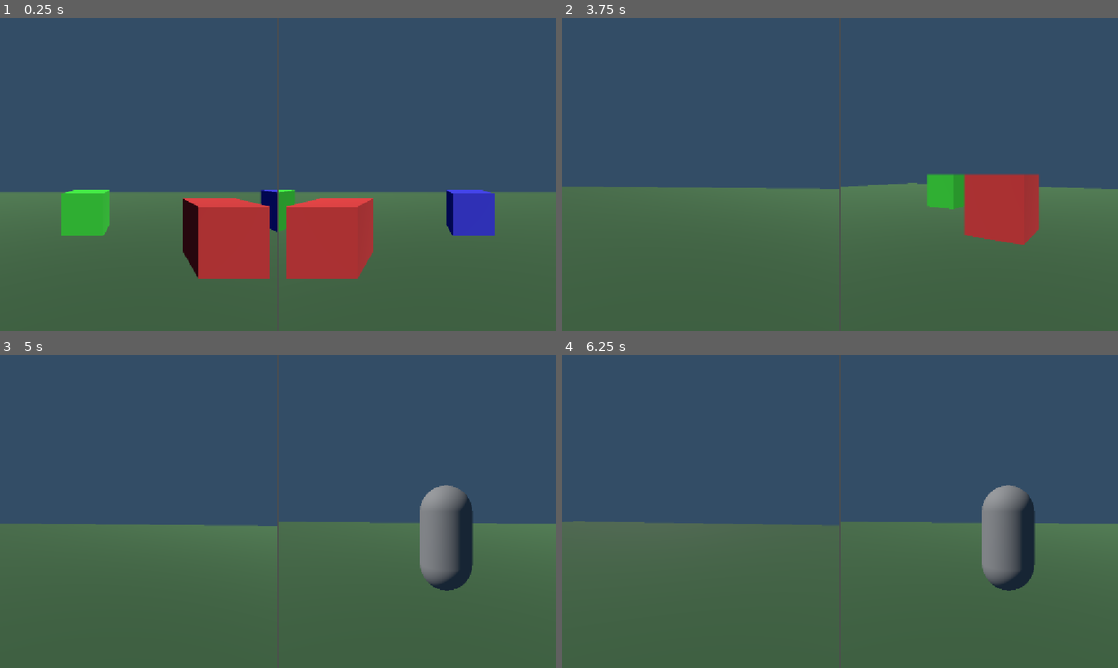
Above: before the commit, frames 1-4 (two rows, left to right).
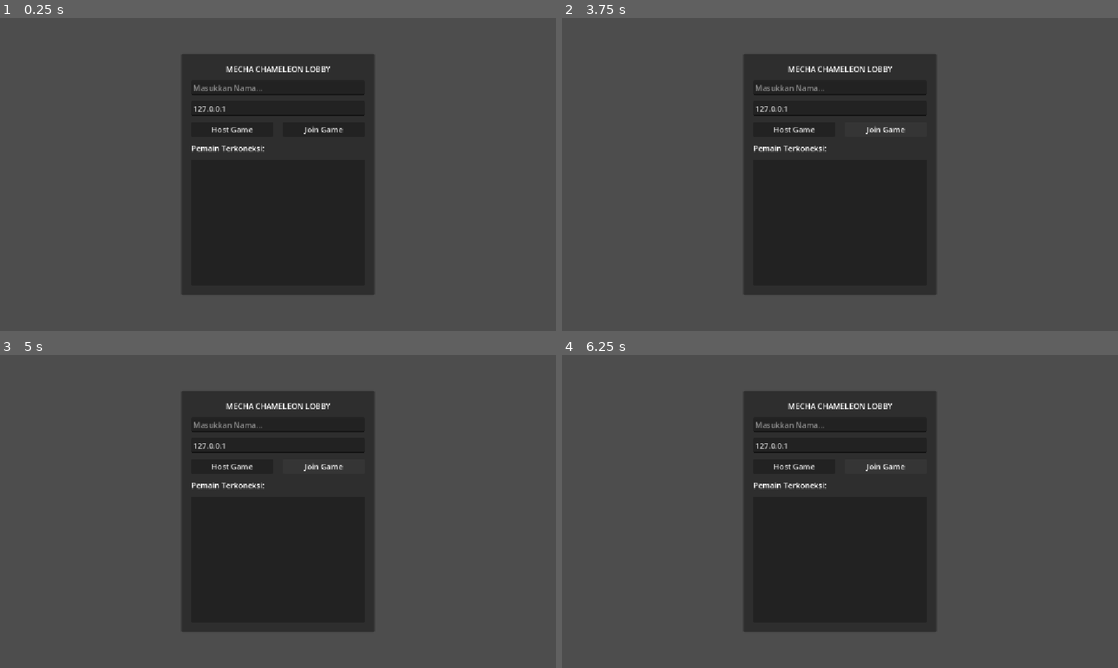
Above: after the commit, the same moments.

Repository: Badru9/camouflarge
Game: Godot game, scene res://scenes/lobby.tscn
Two runs of this game, one before a commit and one after it. Both use one fixed random seed, a clock stepped at 60 frames per second and the inputs below. Before the commit the project starts from res://scenes/main.tscn.
Inputs (mouse positions are in pixels of both pictures, inside the frame that each line leads up to):
- Up to frame 1 (0.25 s): no input
- Up to frame 2 (3.75 s): click (795, 130) at 0.5 s, where only the run after the commit has a clickable "Host Game"; click (884, 130) at 1.25 s, where only the run after the commit has a clickable "Join Game"; hold Q 2.03-2.78 s; tap R at 2.85 s; hold Y from 3.53 s (still down)
- Up to frame 3 (5 s): release Y at 4.28 s; tap P at 4.35 s
- Up to frame 4 (6.25 s): hold Q 5.03-5.78 s; tap R at 5.85 s

The runs differ from the first frame. In frame 1, 80% of the frame differs, in the area x 0-100%, y 0-89%; in frame 2, 79%; in frame 3, 78%; in frame 4, 76%.

Commit message:
feat: implement Lobby UI for Host and Join operations

Diff:
--- a/project.godot
+++ b/project.godot
@@ -11,7 +11,7 @@
 [application]
 
 config/name="Find Objects"
-run/main_scene="res://scenes/main.tscn"
+run/main_scene="res://scenes/lobby.tscn"
 config/features=PackedStringArray("4.7", "Forward Plus")
 config/icon="res://icon.svg"
 
--- /dev/null
+++ b/scenes/lobby.gd
@@ -0,0 +1,38 @@
+extends Control
+
+@onready var name_input: LineEdit = $Panel/VBoxContainer/NameInput
+@onready var ip_input: LineEdit = $Panel/VBoxContainer/IPInput
+@onready var player_list: ItemList = $Panel/VBoxContainer/PlayerList
+@onready var start_button: Button = $Panel/VBoxContainer/StartButton
+
+func _ready() -> void:
+	MultiplayerManager.player_list_changed.connect(_update_player_list)
+	_update_player_list()
+
+func _on_host_button_pressed() -> void:
+	MultiplayerManager.local_player_name = name_input.text if name_input.text != "" else "Host"
+	var err = MultiplayerManager.host_game()
+	if err == OK:
+		start_button.visible = true
+		_update_player_list()
+
+func _on_join_button_pressed() -> void:
+	MultiplayerManager.local_player_name = name_input.text if name_input.text != "" else "Client"
+	var ip = ip_input.text if ip_input.text != "" else "127.0.0.1"
+	var err = MultiplayerManager.join_game(ip)
+	if err == OK:
+		start_button.visible = false
+
+func _update_player_list() -> void:
+	player_list.clear()
+	for id in MultiplayerManager.players:
+		player_list.add_item(MultiplayerManager.players[id]["name"])
+
+func _on_start_button_pressed() -> void:
+	if multiplayer.is_server():
+		# Pemicu scene transition otomatis di semua client via RPC
+		rpc("start_game_scene")
+
+@rpc("call_local", "reliable")
+func start_game_scene() -> void:
+	get_tree().change_scene_to_file("res://scenes/main.tscn")
--- /dev/null
+++ b/scenes/lobby.tscn
@@ -0,0 +1,84 @@
+[gd_scene load_steps=2 format=3 uid="uid://clobby123"]
+
+[ext_resource type="Script" path="res://scenes/lobby.gd" id="1_lobby_script"]
+
+[node name="Lobby" type="Control"]
+layout_mode = 3
+anchors_preset = 15
+anchor_right = 1.0
+anchor_bottom = 1.0
+grow_horizontal = 2
+grow_vertical = 2
+script = ExtResource("1_lobby_script")
+
+[node name="Panel" type="Panel" parent="."]
+layout_mode = 1
+anchors_preset = 8
+anchor_left = 0.5
+anchor_top = 0.5
+anchor_right = 0.5
+anchor_bottom = 0.5
+offset_left = -200.0
+offset_top = -250.0
+offset_right = 200.0
+offset_bottom = 250.0
+grow_horizontal = 2
+grow_vertical = 2
+
+[node name="VBoxContainer" type="VBoxContainer" parent="Panel"]
+layout_mode = 1
+anchors_preset = 15
+anchor_right = 1.0
+anchor_bottom = 1.0
+offset_left = 20.0
+offset_top = 20.0
+offset_right = -20.0
+offset_bottom = -20.0
+grow_horizontal = 2
+grow_vertical = 2
+theme_override_constants/separation = 12
+
+[node name="Label" type="Label" parent="Panel/VBoxContainer"]
+layout_mode = 2
+text = "MECHA CHAMELEON LOBBY"
+horizontal_alignment = 1
+
+[node name="NameInput" type="LineEdit" parent="Panel/VBoxContainer"]
+layout_mode = 2
+placeholder_text = "Masukkan Nama..."
+
+[node name="IPInput" type="LineEdit" parent="Panel/VBoxContainer"]
+layout_mode = 2
+text = "127.0.0.1"
+placeholder_text = "IP Server (untuk Join)..."
+
+[node name="HBoxContainer" type="HBoxContainer" parent="Panel/VBoxContainer"]
+layout_mode = 2
+theme_override_constants/separation = 20
+
+[node name="HostButton" type="Button" parent="Panel/VBoxContainer/HBoxContainer"]
+layout_mode = 2
+size_flags_horizontal = 3
+text = "Host Game"
+
+[node name="JoinButton" type="Button" parent="Panel/VBoxContainer/HBoxContainer"]
+layout_mode = 2
+size_flags_horizontal = 3
+text = "Join Game"
+
+[node name="PlayerListLabel" type="Label" parent="Panel/VBoxContainer"]
+layout_mode = 2
+text = "Pemain Terkoneksi:"
+
+[node name="PlayerList" type="ItemList" parent="Panel/VBoxContainer"]
+layout_mode = 2
+size_flags_vertical = 3
+
+[node name="StartButton" type="Button" parent="Panel/VBoxContainer"]
+visible = false
+layout_mode = 2
+text = "Mulai Permainan (Host)"
+
+[connection signal="pressed" from="Panel/VBoxContainer/HBoxContainer/HostButton" to="." method="_on_host_button_pressed"]
+[connection signal="pressed" from="Panel/VBoxContainer/HBoxContainer/JoinButton" to="." method="_on_join_button_pressed"]
+[connection signal="pressed" from="Panel/VBoxContainer/StartButton" to="." method="_on_start_button_pressed"]
